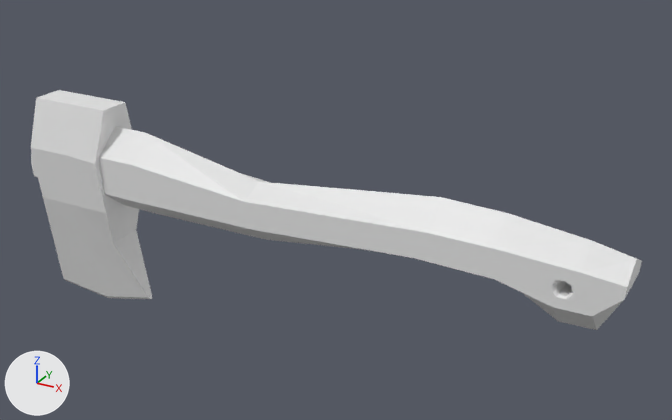
A saved change to the Blender file Sharing Files/Blender/Hatchet.blend.
The view is the same before and after, from a 50 mm lens placed at (6.0, -9.91, 5.92), pointed at (0.29, 0.48, 0.72). The axes (+X, +Y, +Z) are drawn at lower left. The lights are the same throughout.

The older version as bpy lines, for what is in view:
```python
me_cube_001 = bpy.data.meshes.new('Cube.001')
me_cube_001.from_pydata(...)  # 88 vertices, 88 faces; spans x -4.61..4.43, y -0.56..0.56, z 0.14..1.52
me_cube_002 = bpy.data.meshes.new('Cube.002')
me_cube_002.from_pydata(...)  # 33 vertices, 32 faces; spans x -4.61..-2.76, y -0.68..0.68, z -1.5..1.84
ob_cube = bpy.data.objects.new('Cube', me_cube_001)
ob_cube.location = (0.0, 0.0, 0.0)
ob_cube.scale = (1.0, 0.664, 1.0)
ob_cube_001 = bpy.data.objects.new('Cube.001', me_cube_002)
ob_cube_001.location = (0.0, 0.0, 0.0)
ob_cube_001.scale = (1.0, 0.664, 1.0)
```
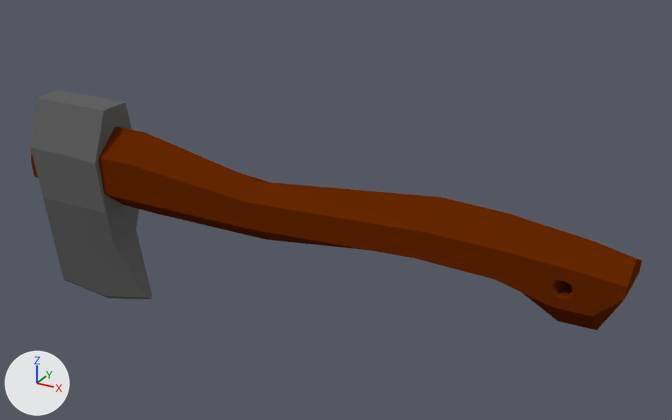
Commit message: Added basic materials to hatchet

Changed parts and their boxes (x1, y1, x2, y2) in the pictures (672 x 420 px):
'Cube', recoloured (white to brown): (31, 127, 642, 330) in both
'Cube.001', recoloured: (31, 90, 152, 299) in both

The change, as a diff of the scene's bpy script:
```diff
--- a/Sharing Files/Blender/Hatchet.blend.py
+++ b/Sharing Files/Blender/Hatchet.blend.py
@@ mat_material_002 @@
+mat_material_002 = diffuse_material('Material.002')
+mat_material_002.base_color = (0.133, 0.0213, 0.0)  # brown #662800
@@ mat_material_001 @@
+mat_material_001 = diffuse_material('Material.001')
+mat_material_001.base_color = (0.128, 0.128, 0.128)  # dark grey #646464
@@ me_cube_002 @@
 me_cube_002.from_pydata(...)  # 33 vertices, 32 faces; spans x -4.61..-2.76, y -0.68..0.68, z -1.5..1.84
+me_cube_002.materials.append(mat_material_001)  # dark grey #646464
@@ me_cube_001 @@
 me_cube_001.from_pydata(...)  # 88 vertices, 88 faces; spans x -4.61..4.43, y -0.56..0.56, z 0.14..1.52
+me_cube_001.materials.append(mat_material_002)  # brown #662800
```
